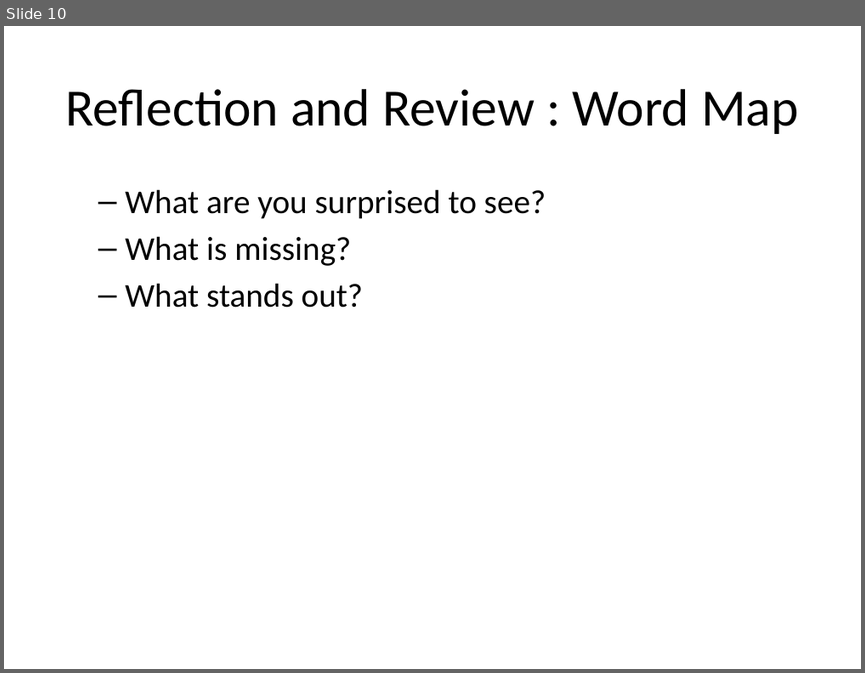
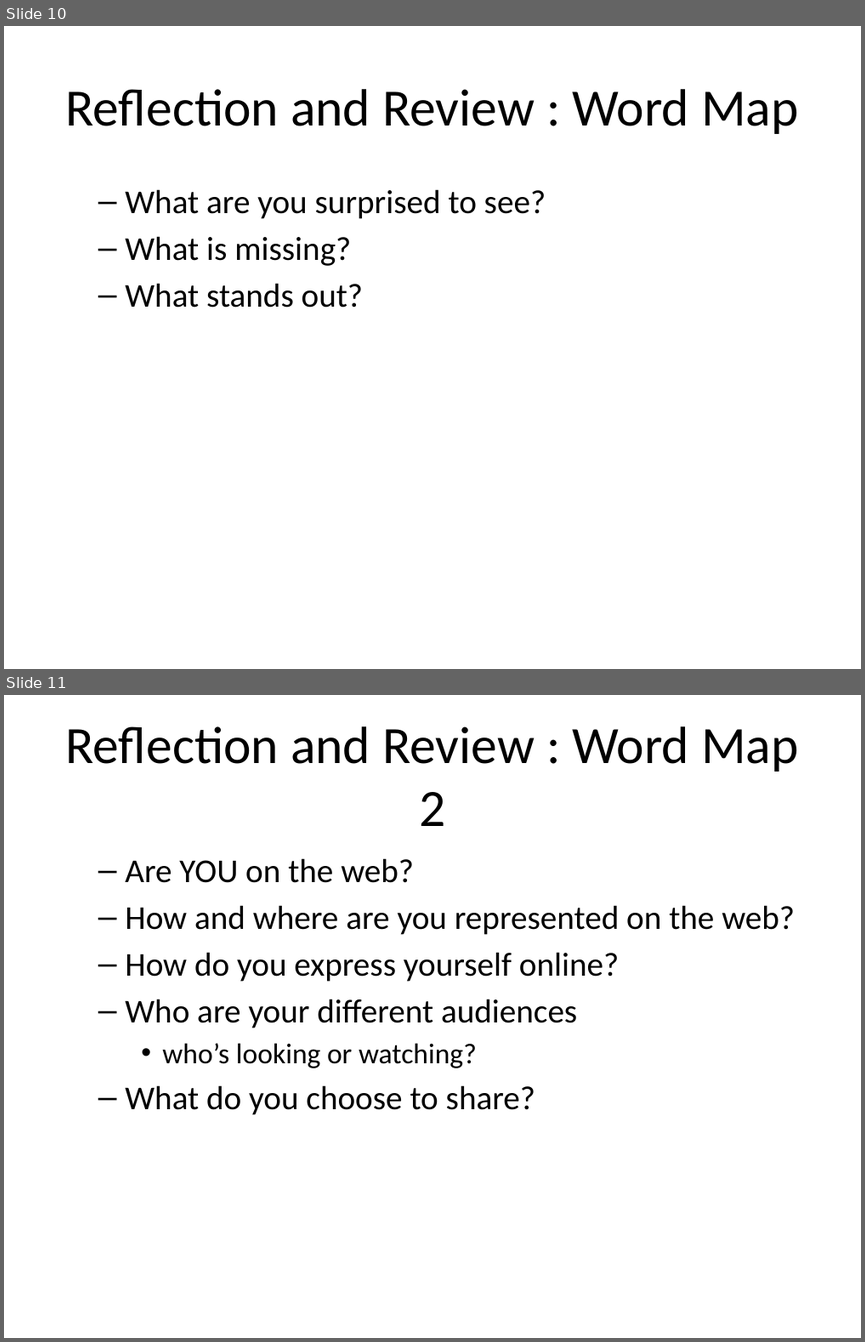
Before and after one commit to mr-eggleton/web-lit-core, a slide deck: powerpoints/01-web-and-you.pptx. Shown one above the other, each under a label of ours: slide 10 before the commit, slides 10 and 11 after it. The pictures are 865x673 and 865x1342 pixels, drawn with LibreOffice and Linux fonts; fonts in the diff are those of the drawing. Boxes give left, top, right and bottom in pixels: in the first picture for what was removed or moved away, otherwise in the second. Text is boxed around its words. In the diff, an @@ line names an element or a change of style, - is before the commit and + after.

```diff
--- a/powerpoints/01-web-and-you.pptx
+++ b/powerpoints/01-web-and-you.pptx
@@ slide 11 added at <box>4,695,861,1338</box>, background #FFFFFF @@
@@ title added at <box>65,726,798,826</box>, 44 pt, text #000000 @@
+Reflection and Review : Word Map 2
@@ text added at <box>125,858,794,1115</box>, 28 pt, text #000000 @@
+  – Are YOU on the web?
+  – How and where are you represented on the web?
+  – How do you express yourself online?
+  – Who are your different audiences
+    • who’s looking or watching?
+  – What do you choose to share?
```
Also in this commit, not shown: 1 slide changed, 1 other slide added, 17 other files.
